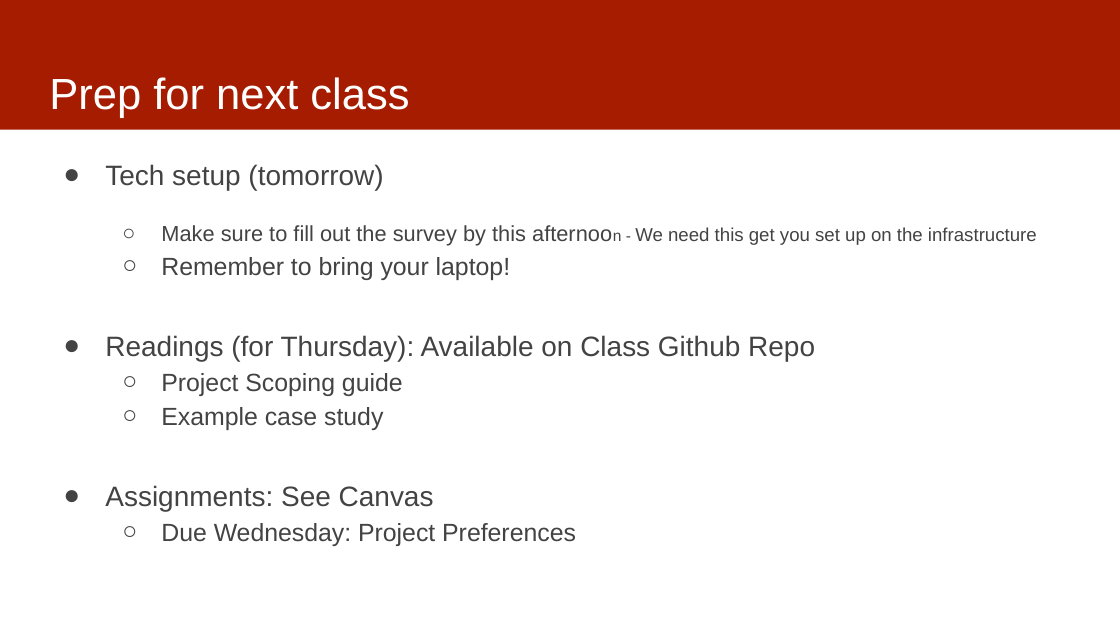
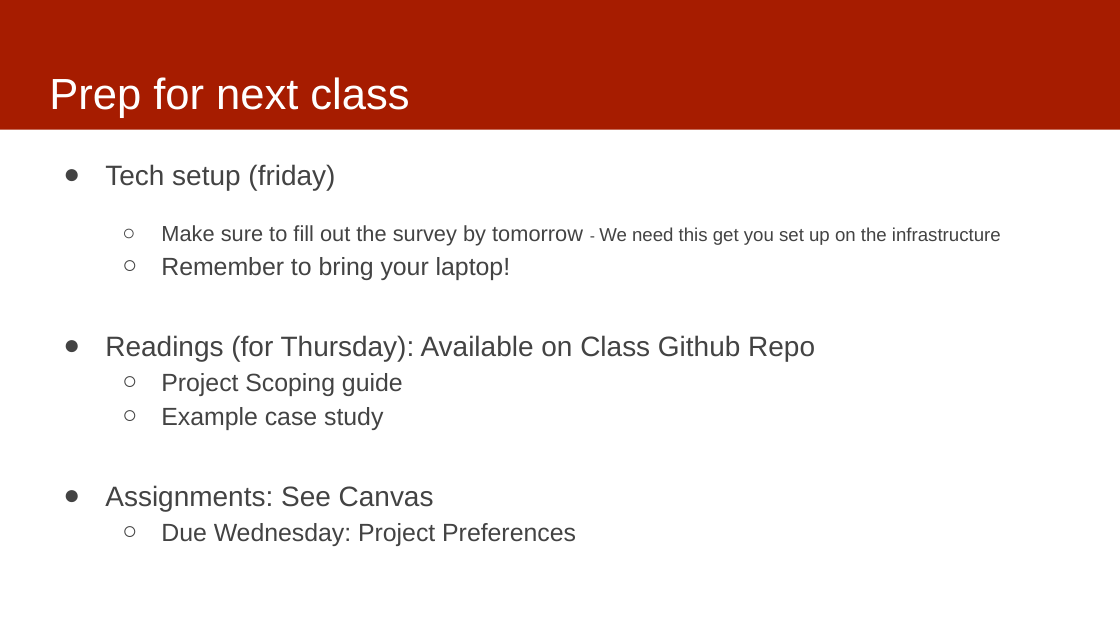
Before and after one commit to dssg/mlforpublicpolicylab, a slide deck: slide 16 of Lectures/01-ClassOverview.pptx. Drawn at 1120x630 pixels with LibreOffice and Linux fonts; fonts in the diff are those of the drawing. Boxes give left, top, right and bottom in pixels: in the first picture for what was removed or moved away, otherwise in the second. Text is boxed around its words. In the diff, an @@ line names an element or a change of style, - is before the commit and + after.

```diff
--- a/Lectures/01-ClassOverview.pptx
+++ b/Lectures/01-ClassOverview.pptx
@@ text at (105, 164, 1001, 246): text changed; size 14 to 12 pt @@
-● Tech setup (tomorrow)
-  ○ Make sure to fill out the survey by this afternoon - We need this get you set up on the infrastructure
+● Tech setup (friday)
+  ○ Make sure to fill out the survey by tomorrow - We need this get you set up on the infrastructure
```
Also in this commit, not shown: 4 other slides changed, 2 other files.
